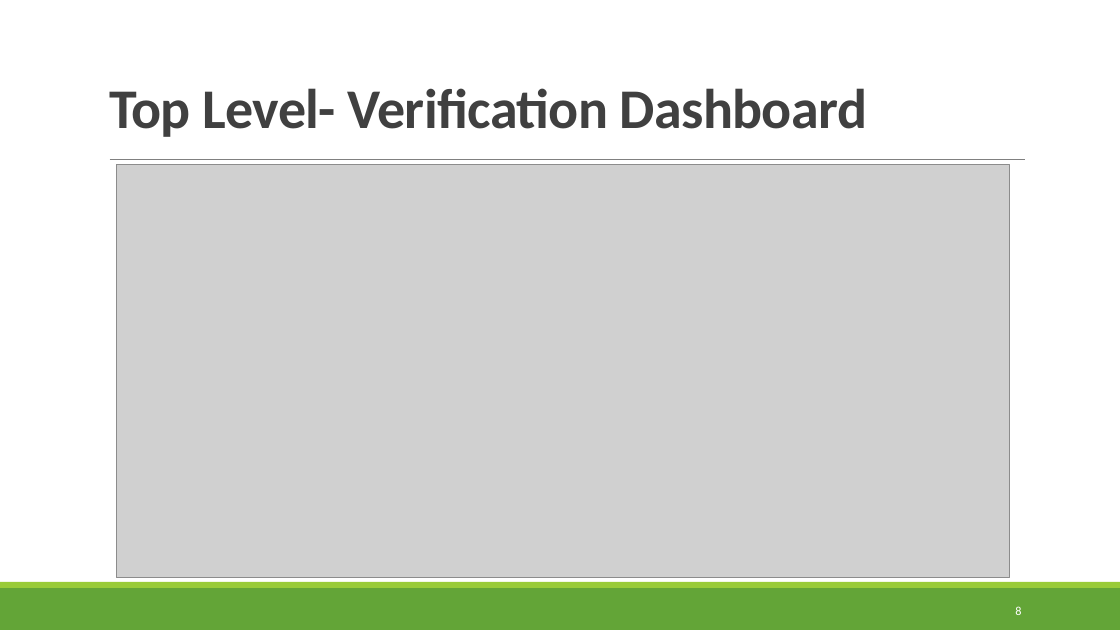
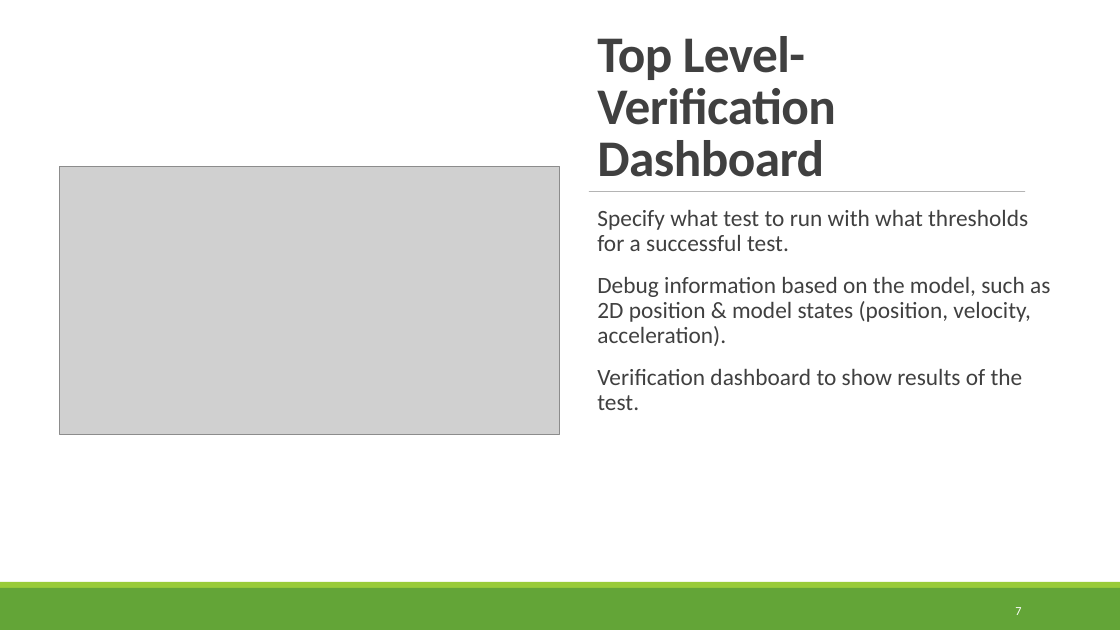
Before and after one commit to TytanRock/ECE-5734-Project, a slide deck: slide 7 of Project Progress Presentaion.pptx (slide 8 before the commit). Drawn at 1120x630 pixels with LibreOffice and Linux fonts; fonts in the diff are those of the drawing; grey boxes stand for pictures. Boxes give left, top, right and bottom in pixels: in the first picture for what was removed or moved away, otherwise in the second. Text is boxed around its words. In the diff, an @@ line names an element or a change of style, - is before the commit and + after.

```diff
--- a/Project Progress Presentaion.pptx
+++ b/Project Progress Presentaion.pptx
@@ rectangle added at (0, 0, 1120, 582), fill #FFFFFF @@
@@ title "Top Level- Verification Dashboard": place and size @@
-title "Top Level- Verification Dashboard" at (109, 88, 868, 137)
+title "Top Level- Verification Dashboard" at (597, 36, 835, 177)
@@ title "Top Level- Verification Dashboard" at (597, 36, 835, 177): size 48 to 44 pt @@
@@ picture added at (59, 166, 560, 434) @@
@@ line removed from (110, 160) to (1026, 160) @@
@@ picture removed at (116, 165, 1009, 578) @@
@@ line added from (589, 192) to (1026, 192), #808080 0.5 pt @@
@@ text added at (597, 210, 1050, 410), 20 pt, text #404040 @@
+  Specify what test to run with what thresholds for a successful test.
+  Debug information based on the model, such as 2D position & model states (position, velocity, acceleration).
+  Verification dashboard to show results of the test.
@@ rectangle removed at (0, 588, 1120, 630) @@
@@ rectangle added at (0, 588, 1120, 630), fill #63A537 @@
@@ page number at (1015, 607, 1021, 615): text changed @@
-8
+7
```
Also in this commit, not shown: 6 other slides changed, 2 slides added, 3 slides removed, 7 other files.
